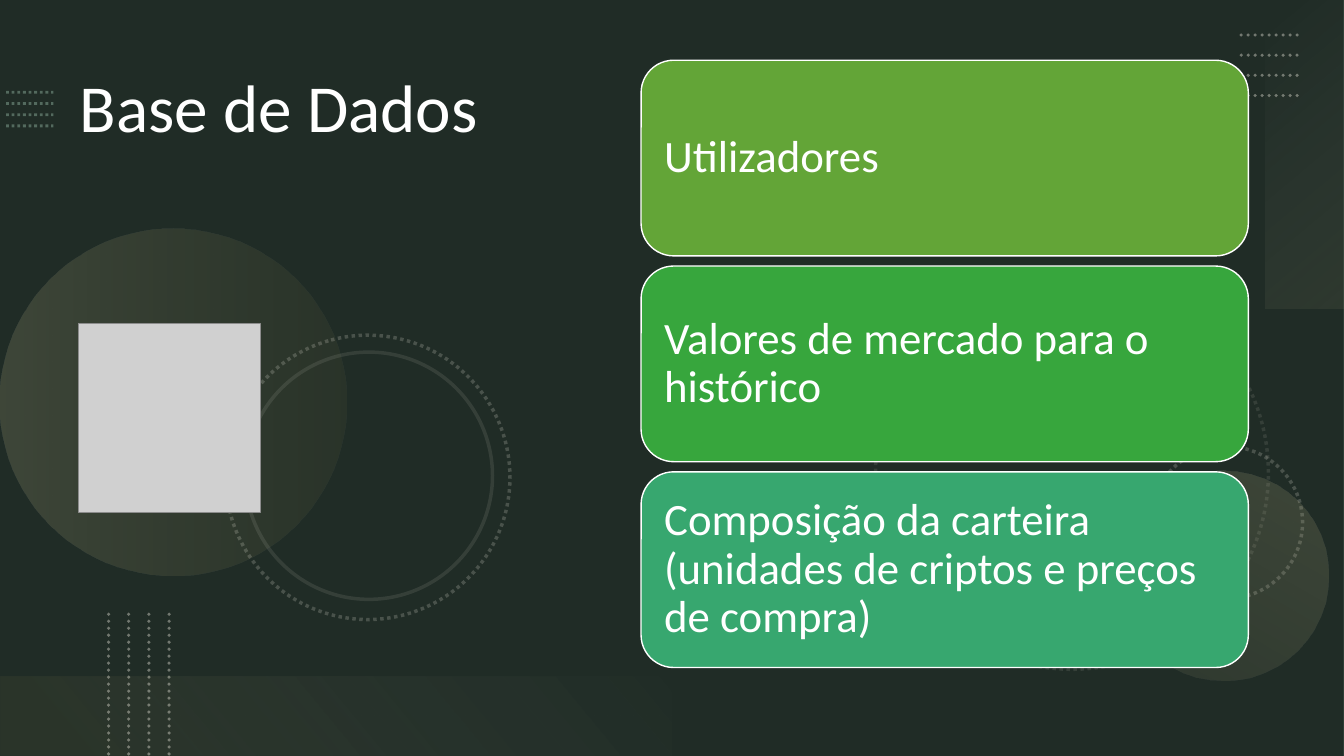
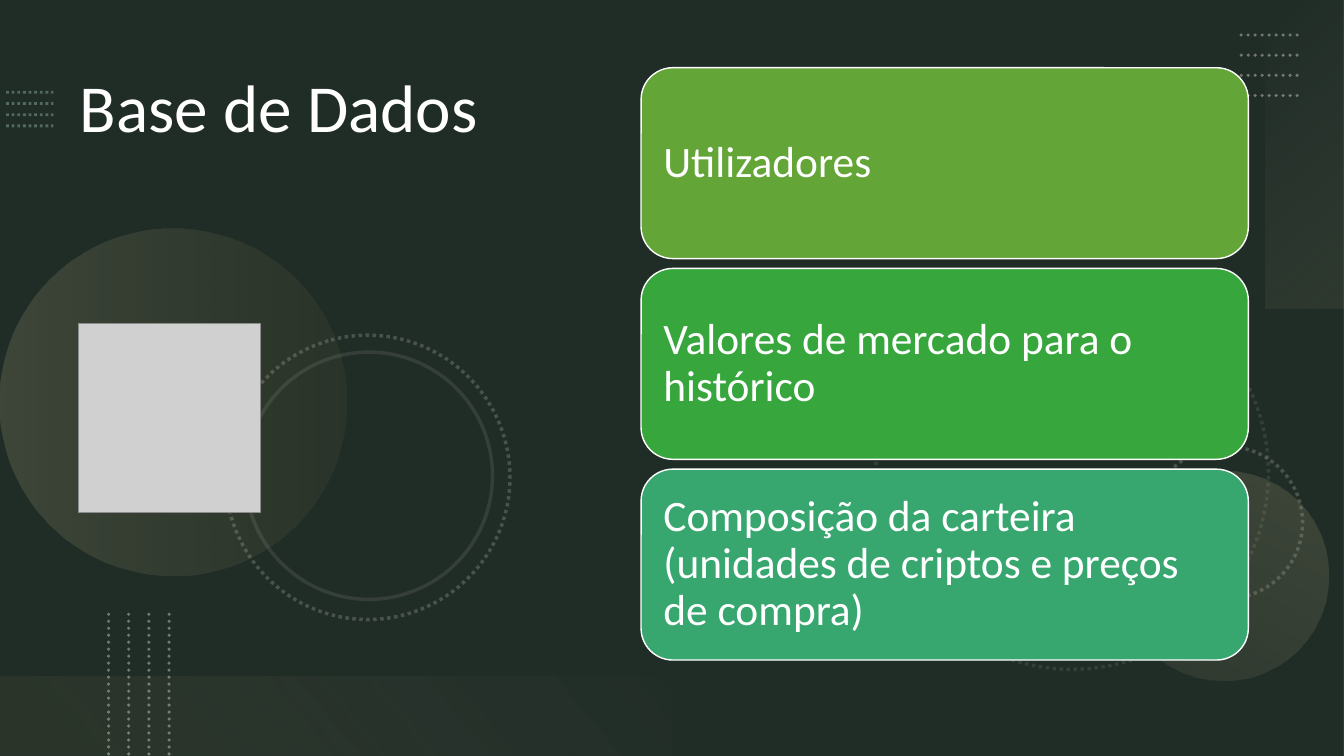
Before and after one commit to pmdmartins21/Crypto-Challenge, a slide deck: slide 8 of Requisitos/CryptoChallenger.pptx. Drawn at 1344x756 pixels with LibreOffice and Linux fonts; fonts in the diff are those of the drawing; grey boxes stand for pictures. Boxes give left, top, right and bottom in pixels: in the first picture for what was removed or moved away, otherwise in the second. Text is boxed around its words. In the diff, an @@ line names an element or a change of style, - is before the commit and + after.

```diff
--- a/Requisitos/CryptoChallenger.pptx
+++ b/Requisitos/CryptoChallenger.pptx
@@ rounded rectangle: place and size @@
-rounded rectangle at <box>641,60,1248,256</box>
+rounded rectangle at <box>641,68,1248,258</box>
@@ rounded rectangle: place and size @@
-rounded rectangle at <box>641,472,1248,667</box>
+rounded rectangle at <box>641,469,1248,659</box>
@@ size 32 to 31 pt in 3 elements at <box>663,324,1132,402</box>, <box>663,147,871,178</box>, <box>663,501,1179,632</box> @@
```
Also in this commit, not shown: 1 other slide changed, 2 slides added, 3 slides removed, 1 other file.
